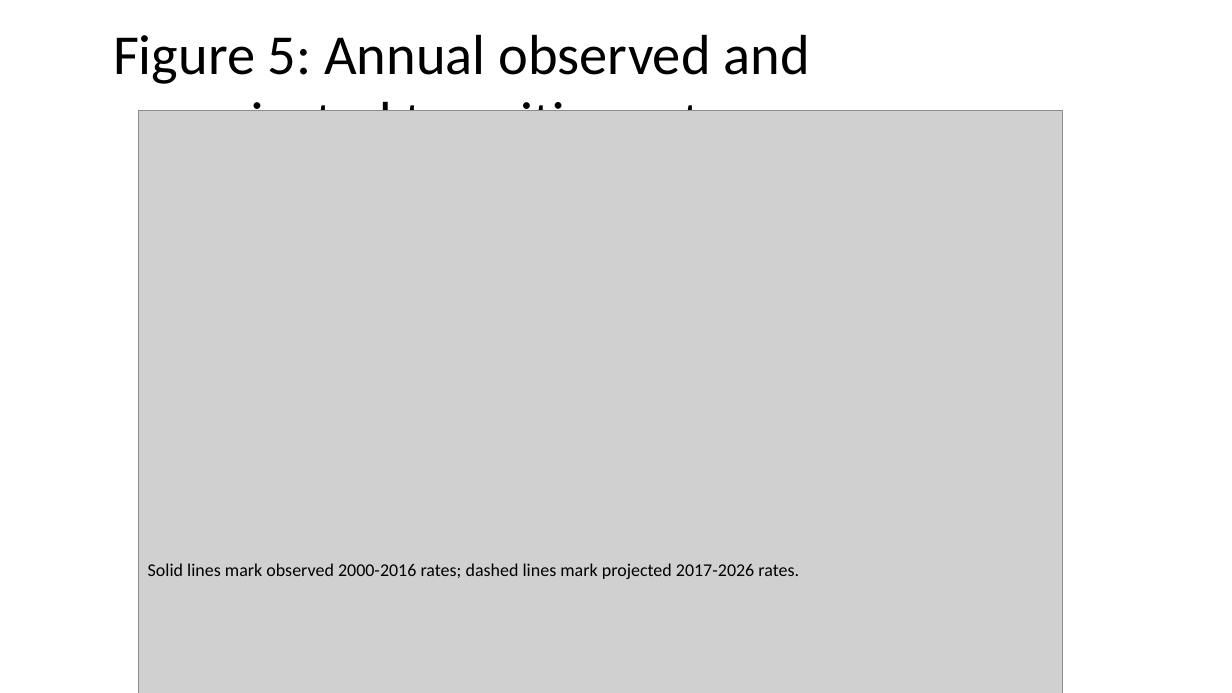
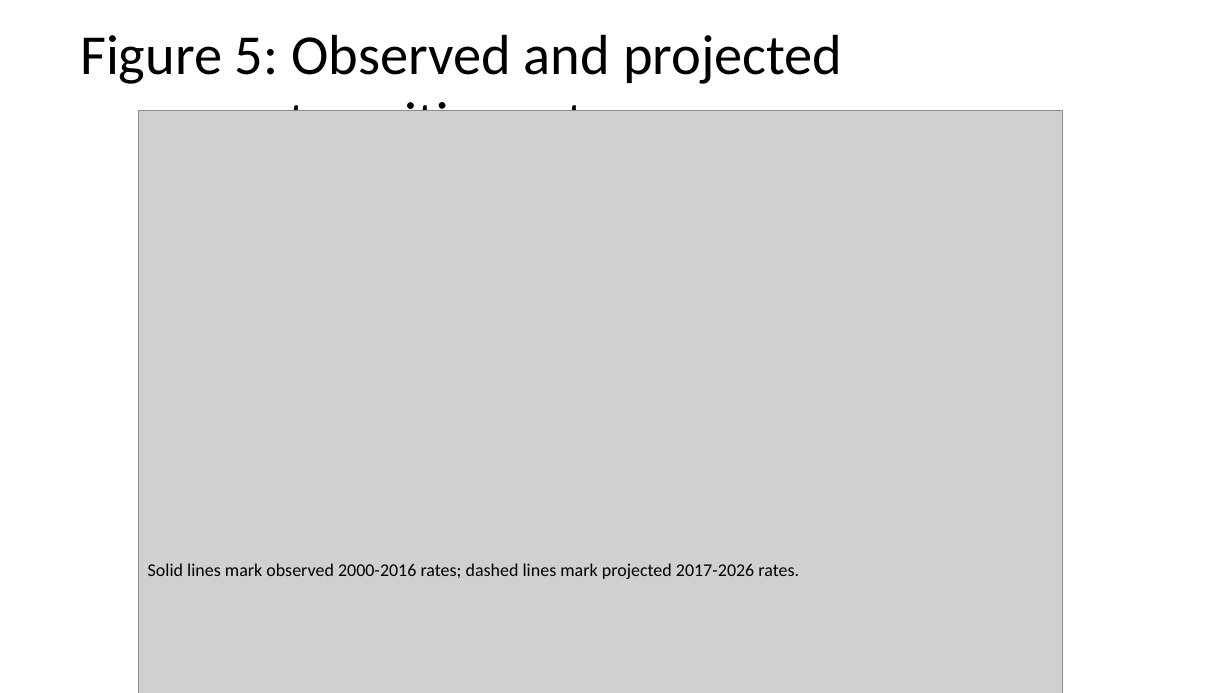
Before and after one commit to bougtoir/medical-accident-its-analysis, a slide deck: slide 14 of researcher_mobility_ode/docs/manuscript_full_article_figures.pptx. Drawn at 1232x693 pixels with LibreOffice and Linux fonts; fonts in the diff are those of the drawing; grey boxes stand for pictures. Boxes give left, top, right and bottom in pixels: in the first picture for what was removed or moved away, otherwise in the second. Text is boxed around its words. In the diff, an @@ line names an element or a change of style, - is before the commit and + after.

```diff
--- a/researcher_mobility_ode/docs/manuscript_full_article_figures.pptx
+++ b/researcher_mobility_ode/docs/manuscript_full_article_figures.pptx
@@ title at <box>80,34,843,111</box>: text changed @@
-Figure 5: Annual observed and projected transition rates
+Figure 5: Observed and projected transition rates
```
Also in this commit, not shown: 2 slides added, 10 other files.
